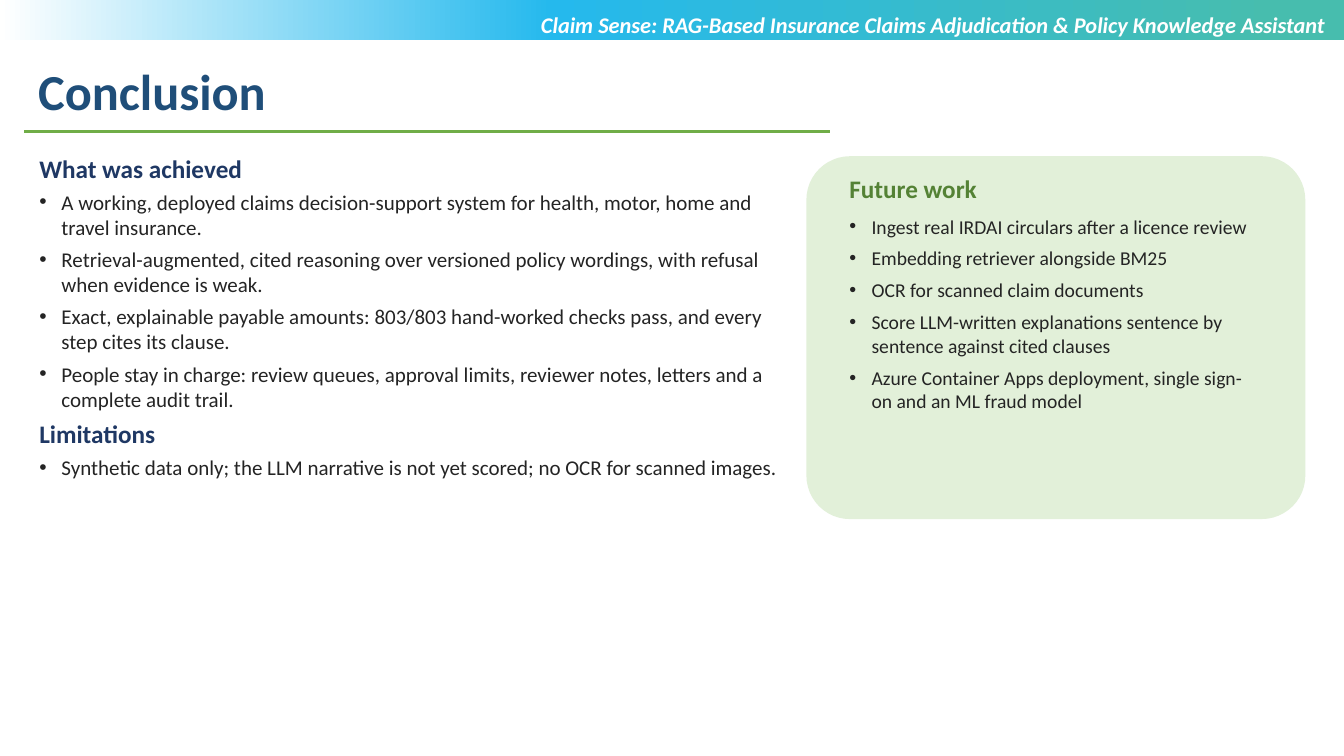
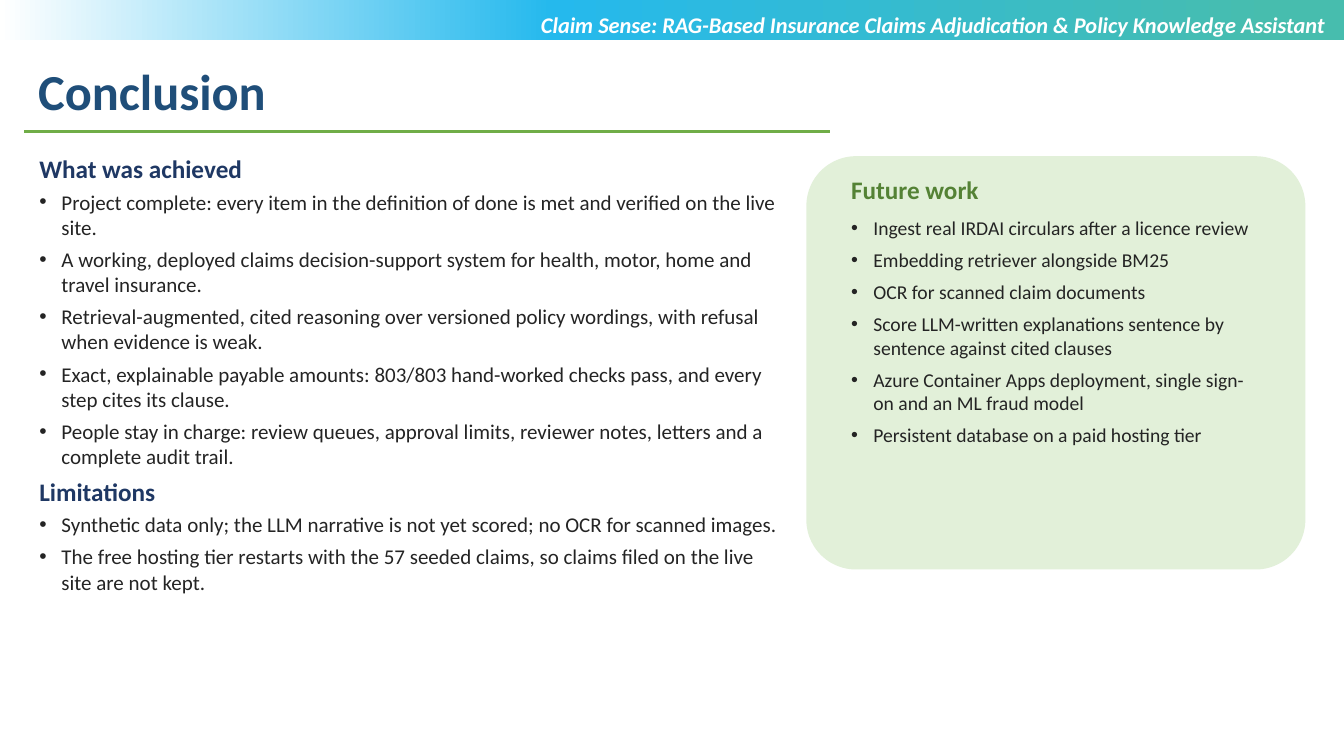
Before and after one commit to sricharansk/CLAIM-SENSE, a slide deck: slide 14 of docs/presentation/Claim_Sense_Review_III_SK_Sricharan.pptx. Drawn at 1344x756 pixels with LibreOffice and Linux fonts; fonts in the diff are those of the drawing; background and template pictures are left out. Boxes give left, top, right and bottom in pixels: in the first picture for what was removed or moved away, otherwise in the second. Text is boxed around its words. In the diff, an @@ line names an element or a change of style, - is before the commit and + after.

```diff
--- a/docs/presentation/Claim_Sense_Review_III_SK_Sricharan.pptx
+++ b/docs/presentation/Claim_Sense_Review_III_SK_Sricharan.pptx
@@ rounded rectangle "Future work": place and size @@
-rounded rectangle "Future work" at <box>807,156,1306,519</box>
+rounded rectangle "Future work" at <box>807,156,1306,570</box>
@@ text at <box>61,195,775,235</box>: paragraph added @@
+• Project complete: every item in the definition of done is met and verified on the live site.
@@ text in rounded rectangle at <box>873,428,1202,446</box>: paragraph added @@
+• Persistent database on a paid hosting tier
@@ text at <box>61,549,753,594</box>: paragraph added @@
+• The free hosting tier restarts with the 57 seeded claims, so claims filed on the live site are not kept.
```
Also in this commit, not shown: 3 other slides changed, 2 other files.
